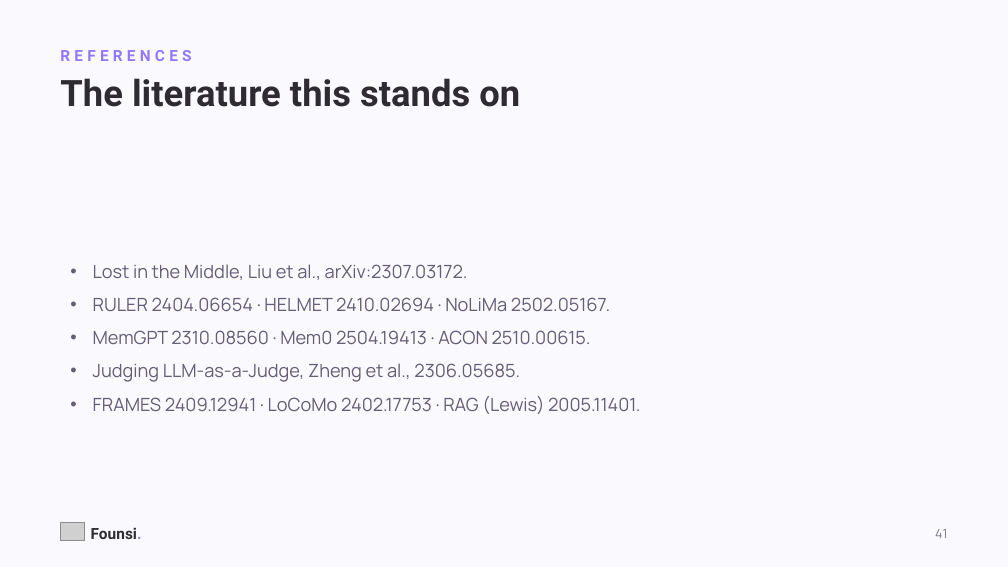
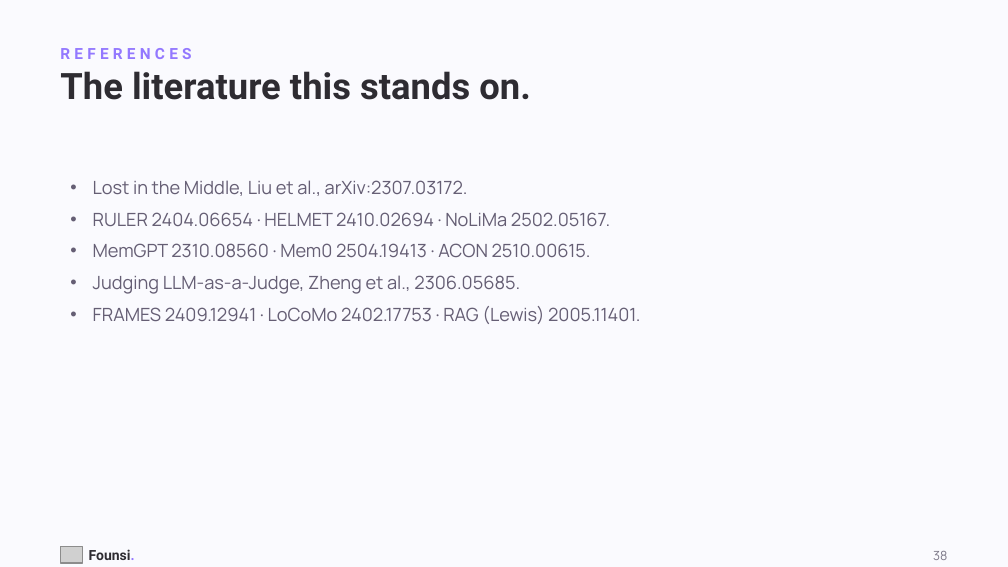
Before and after one commit to kanishkpatel1995/agent-harness, a slide deck: slide 38 of presentation/founsi-context-engineering.pptx (slide 41 before the commit). Drawn at 1008x567 pixels with LibreOffice and Linux fonts; fonts in the diff are those of the drawing; grey boxes stand for pictures. Boxes give left, top, right and bottom in pixels: in the first picture for what was removed or moved away, otherwise in the second. Text is boxed around its words. In the diff, an @@ line names an element or a change of style, - is before the commit and + after.

```diff
--- a/presentation/founsi-context-engineering.pptx
+++ b/presentation/founsi-context-engineering.pptx
@@ text at [60, 71, 531, 100]: text changed @@
-The literature this stands on
+The literature this stands on.
@@ text "Lost in the Middle, Liu ...": place and size @@
-text "Lost in the Middle, Liu ..." at [93, 264, 640, 414]
+text "Lost in the Middle, Liu ..." at [93, 180, 640, 324]
@@ text "Lost in the Middle, Liu ..." at [93, 180, 640, 324]: less space between paragraphs; vertical alignment middle to top @@
@@ picture removed at [60, 522, 85, 540] @@
@@ text removed at [935, 529, 947, 538] @@
-41
@@ picture added at [60, 546, 83, 563] @@
@@ text "Founsi.": place and size @@
-text "Founsi." at [91, 527, 142, 539]
+text "Founsi." at [89, 549, 135, 560]
@@ text "Founsi." at [89, 549, 135, 560]: size 11 to 10 pt @@
@@ text added at [933, 551, 947, 560], 9 pt, text #7E7A8A @@
+38
```
Also in this commit, not shown: 21 other slides changed, 16 slides added, 19 slides removed, 9 other files.
